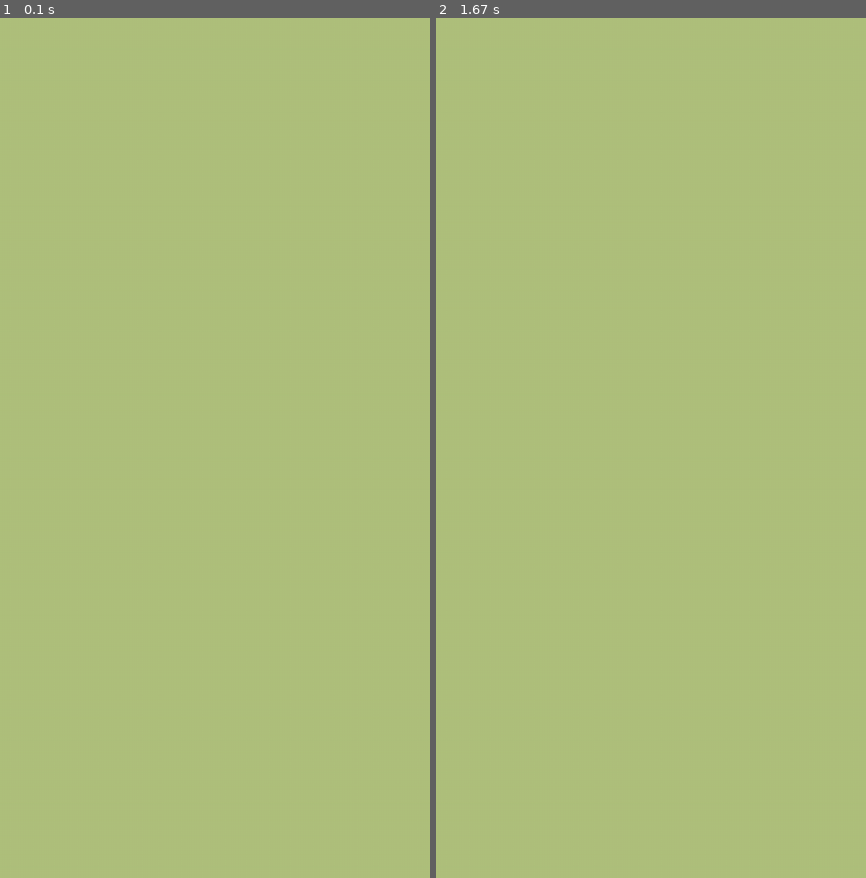
Above: before the commit, frames 1-2 (left to right).
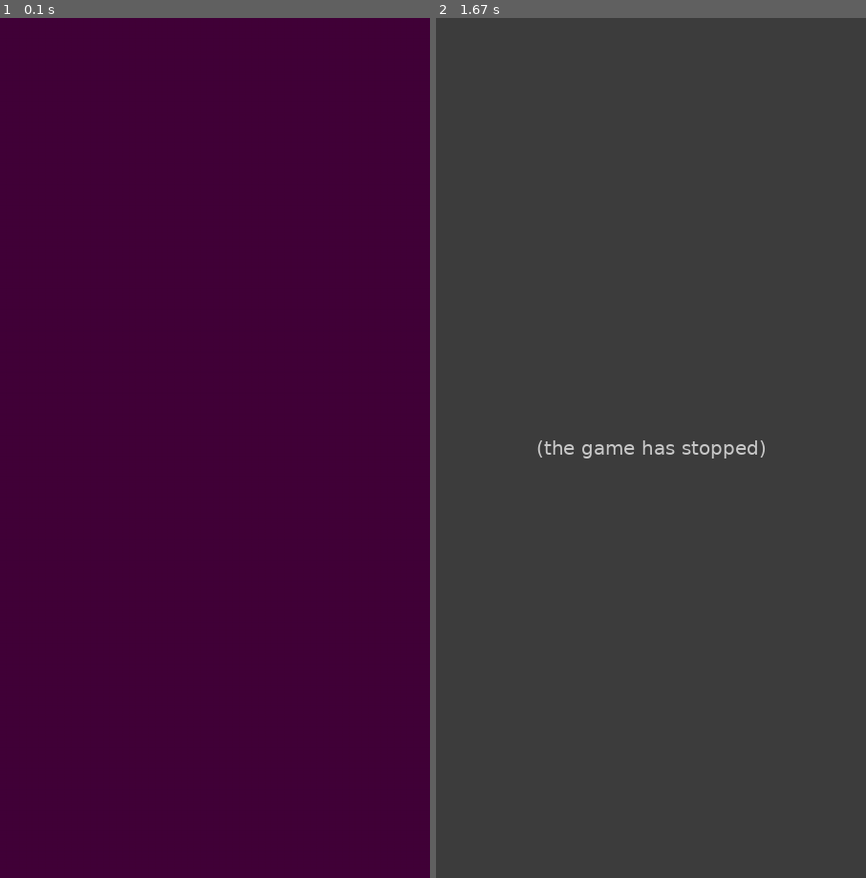
Above: after the commit, the same moments.

Repository: illiath-tw/pygame-rhythm-mvp
Game: pygame game, started from main.py
Two runs of this game, one before a commit and one after it. Both use one fixed random seed, a clock stepped at 60 frames per second and the inputs below.
Inputs:
- Up to frame 1 (0.1 s): no input
- Up to frame 2 (1.67 s): no input

The runs differ from the first frame. In frame 1, 100% of the frame differs, in the area x 0-100%, y 0-100%; in frame 2, 100%.
After the commit the program exited at 1 s; later frames show no game.

Commit message:
variables are cool and i should use them more
stop hardcoding values

Diff:
--- a/basecolorpalette.txt
+++ b/basecolorpalette.txt
@@ -2,4 +2,4 @@
 DCCCFF - 220, 204, 255
 E07BE0 - 224,123,224
 932F6D - 147, 47, 109
-420039 -  66, 0, 57
+420039 -  66, 0, 57 - bgish color
--- a/main.py
+++ b/main.py
@@ -4,16 +4,40 @@
 import pygame
 import sys
 
+# define base colors
+bgcolor = [66, 0, 57]
+color2 = [147, 47, 109]
+color3 = [224, 123, 224]
+color4 = [220, 204, 255]
+color5 = [246, 242, 255]
+
+# define display size
+displaysize = [512, 1024]
+
 def init():
+
+    # initialize pygame
     pygame.init()
-    DISPLAY = pygame.display.set_mode((512, 1024))
-    DISPLAY.fill((175, 193, 124))
+
+    # set background color
+    DISPLAY = pygame.display.set_mode((displaysize))
+    DISPLAY.fill((bgcolor))
+
+    # update display
     pygame.display.update()
-    pygame.time.delay(10000)
+
 
 def quitmain():
+
+    #quit pygame and exit
     pygame.quit()
     sys.exit()
 
+#initialize game
 init()
+
+# wait a moment
+pygame.time.delay(1000)
+
+#quit app
 quitmain()
